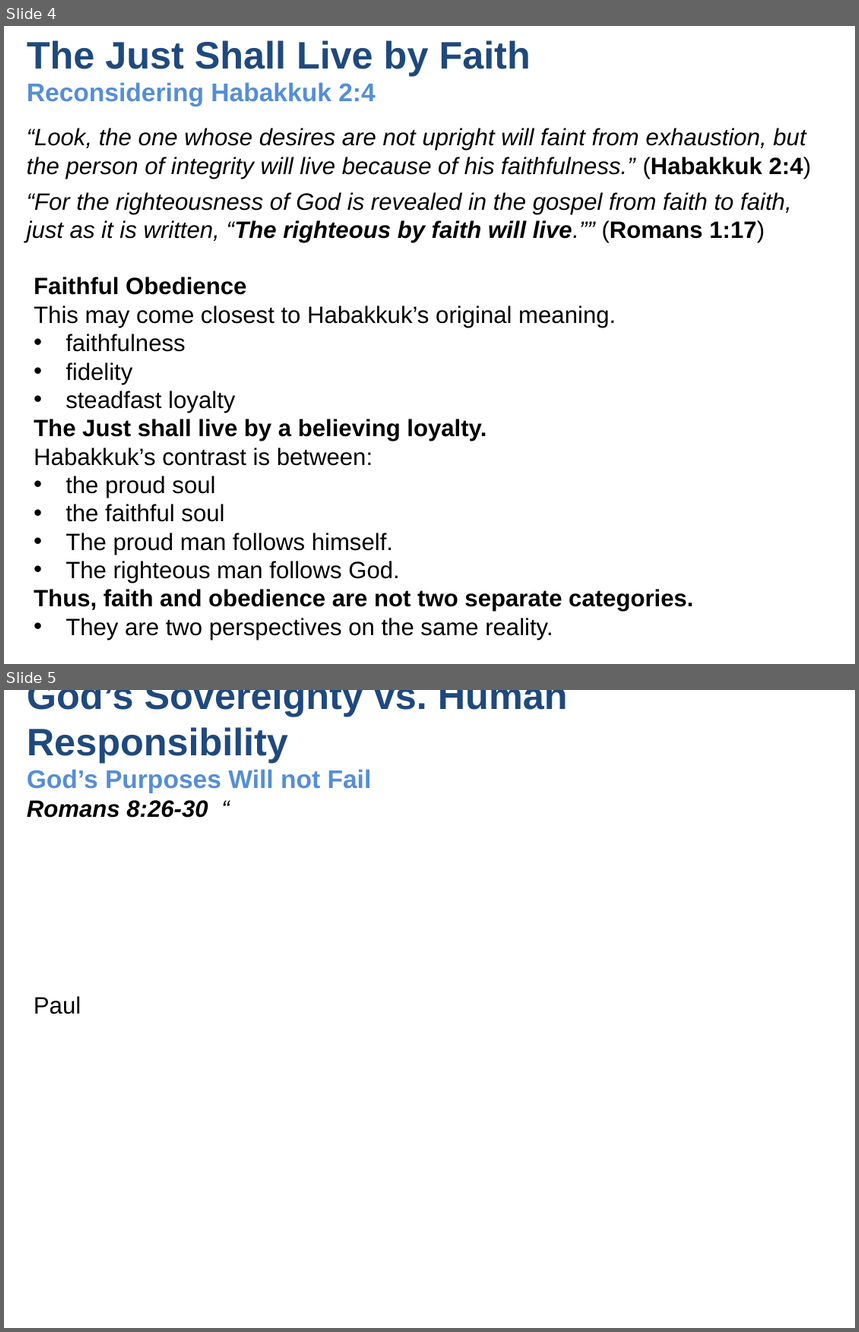
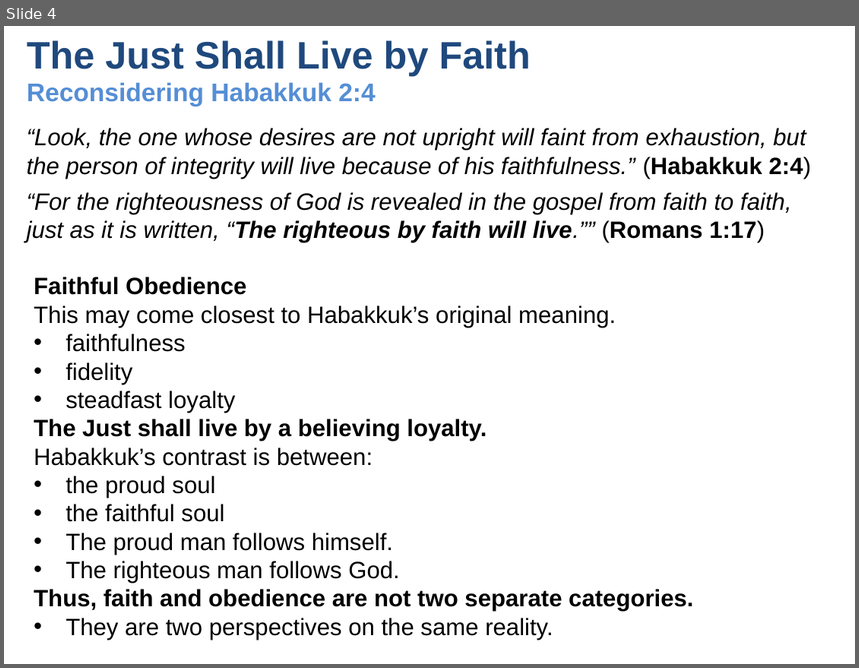
Before and after one commit to UsefulEngines/EvangelismPublic, a slide deck: 2026-Q2/12-ObedienceOfFaith-Ch12-16/2026-06-28-Romans-Ch12-16.pptx. Shown one above the other, each under a label of ours: slides 4 and 5 before the commit, slide 4 after it. The pictures are 859x1332 and 859x668 pixels, drawn with LibreOffice and Linux fonts; fonts in the diff are those of the drawing. Boxes give left, top, right and bottom in pixels: in the first picture for what was removed or moved away, otherwise in the second. Text is boxed around its words. In the diff, an @@ line names an element or a change of style, - is before the commit and + after.

```diff
--- a/2026-Q2/12-ObedienceOfFaith-Ch12-16/2026-06-28-Romans-Ch12-16.pptx
+++ b/2026-Q2/12-ObedienceOfFaith-Ch12-16/2026-06-28-Romans-Ch12-16.pptx
@@ slide 5 removed at [4, 690, 855, 1328], background #FFFFFF @@
@@ title removed at [27, 690, 568, 793] @@
-God’s Sovereignty vs. Human Responsibility
-God’s Purposes Will not Fail
@@ text removed at [27, 800, 208, 818] @@
-Romans 8:26-30 “
@@ text removed at [34, 996, 81, 1015] @@
-Paul
```
Also in this commit, not shown: 3 slides changed, 4 slides added, 2 other slides removed, 2 other files.
